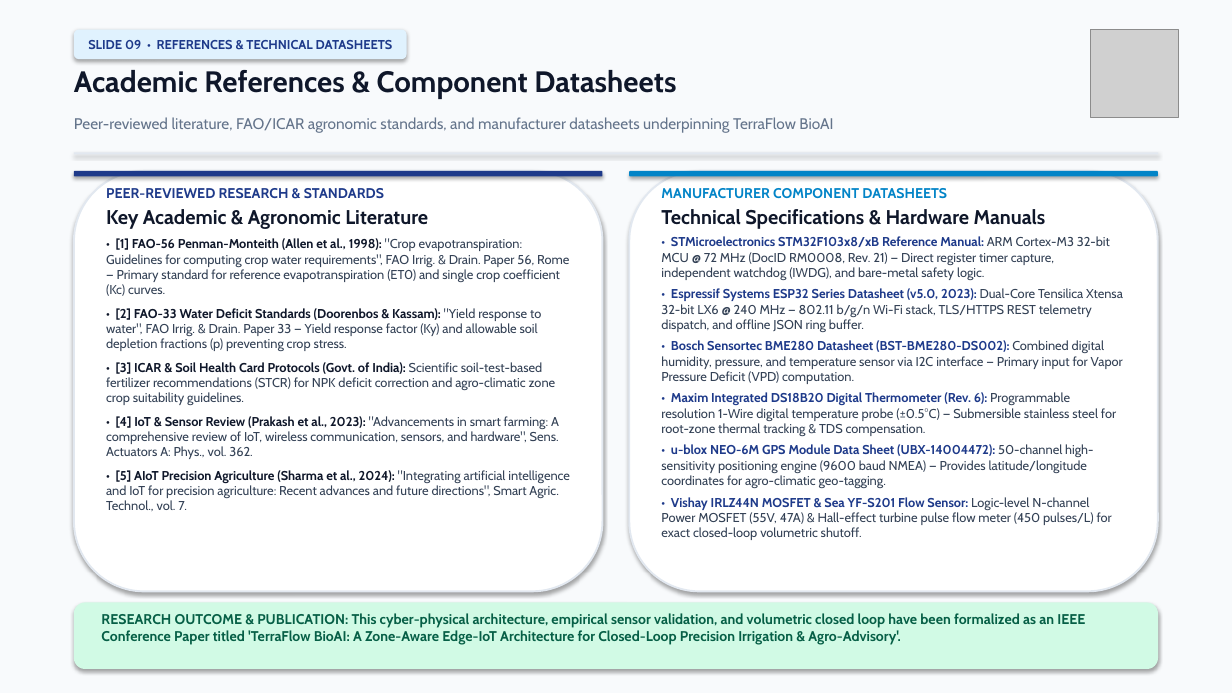
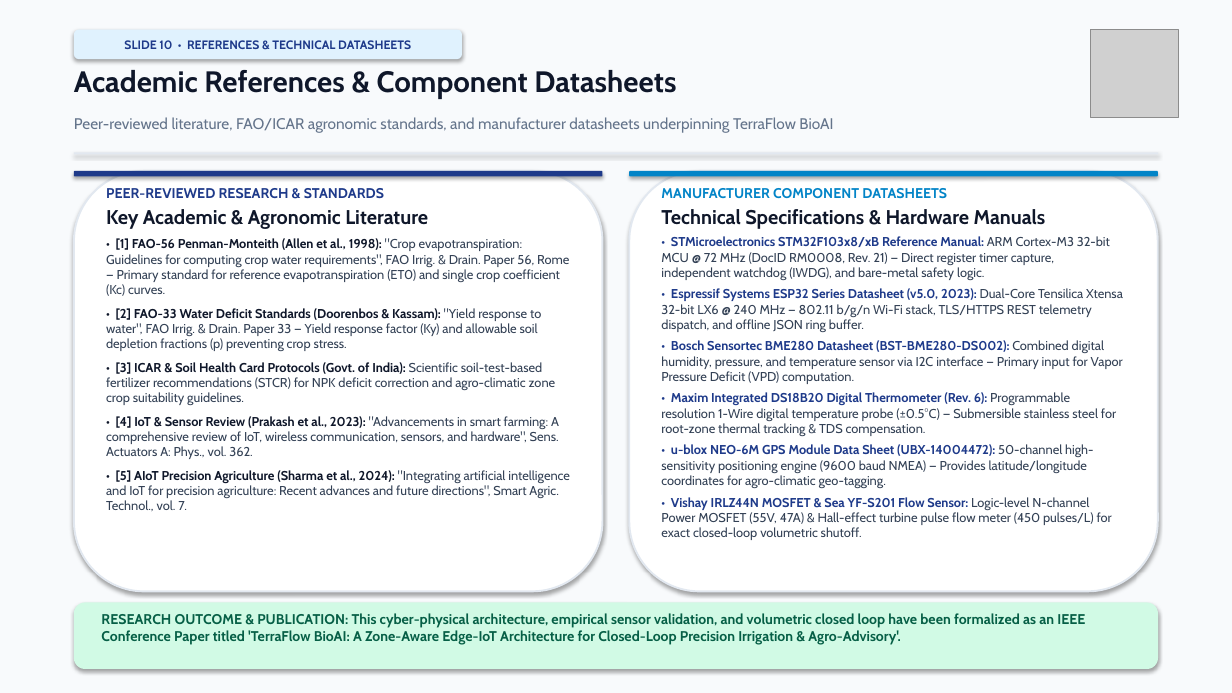
Before and after one commit to gauravhadavale07/TerraFlow_BioAI, a slide deck: slide 10 of TerraFlow_BioAI_Academic_Presentation.pptx (slide 9 before the commit). Drawn at 1232x693 pixels with LibreOffice and Linux fonts; fonts in the diff are those of the drawing; grey boxes stand for pictures. Boxes give left, top, right and bottom in pixels: in the first picture for what was removed or moved away, otherwise in the second. Text is boxed around its words. In the diff, an @@ line names an element or a change of style, - is before the commit and + after.

```diff
--- a/TerraFlow_BioAI_Academic_Presentation.pptx
+++ b/TerraFlow_BioAI_Academic_Presentation.pptx
@@ rounded rectangle "SLIDE 10 • REFERENCES & ...": place and size @@
-rounded rectangle "SLIDE 10 • REFERENCES & ..." at [74, 30, 407, 59]
+rounded rectangle "SLIDE 10 • REFERENCES & ..." at [74, 30, 462, 59]
@@ text in rounded rectangle at [124, 40, 411, 49]: text changed; size 10 to 9.5 pt @@
-SLIDE 09 • REFERENCES & TECHNICAL DATASHEETS
+SLIDE 10 • REFERENCES & TECHNICAL DATASHEETS
```
Also in this commit, not shown: 7 other slides changed, 1 slide added, 13 other files.
